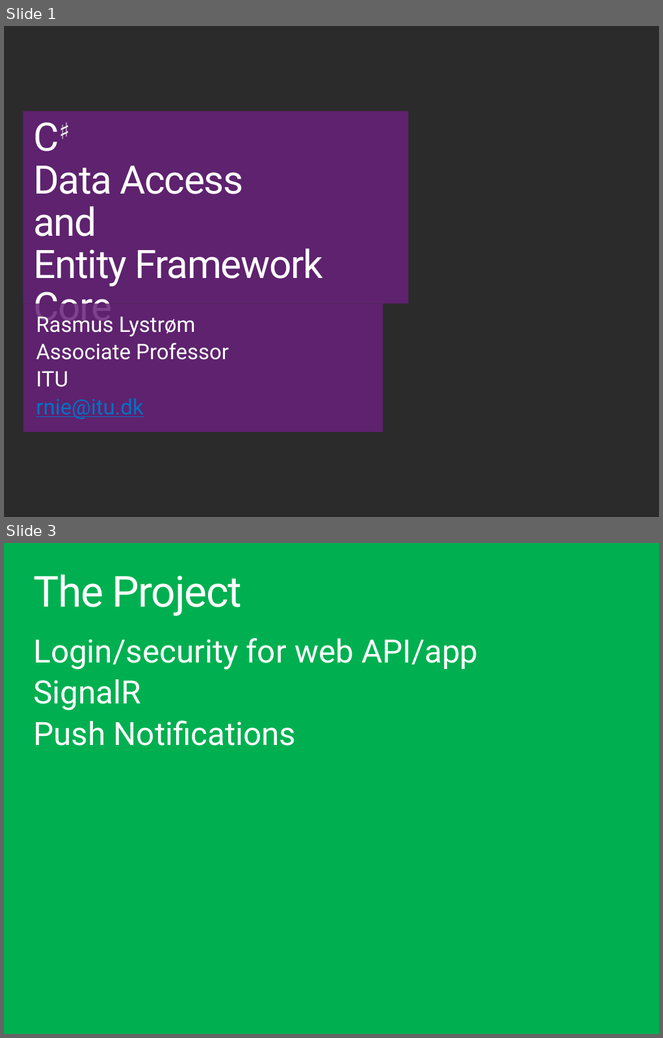
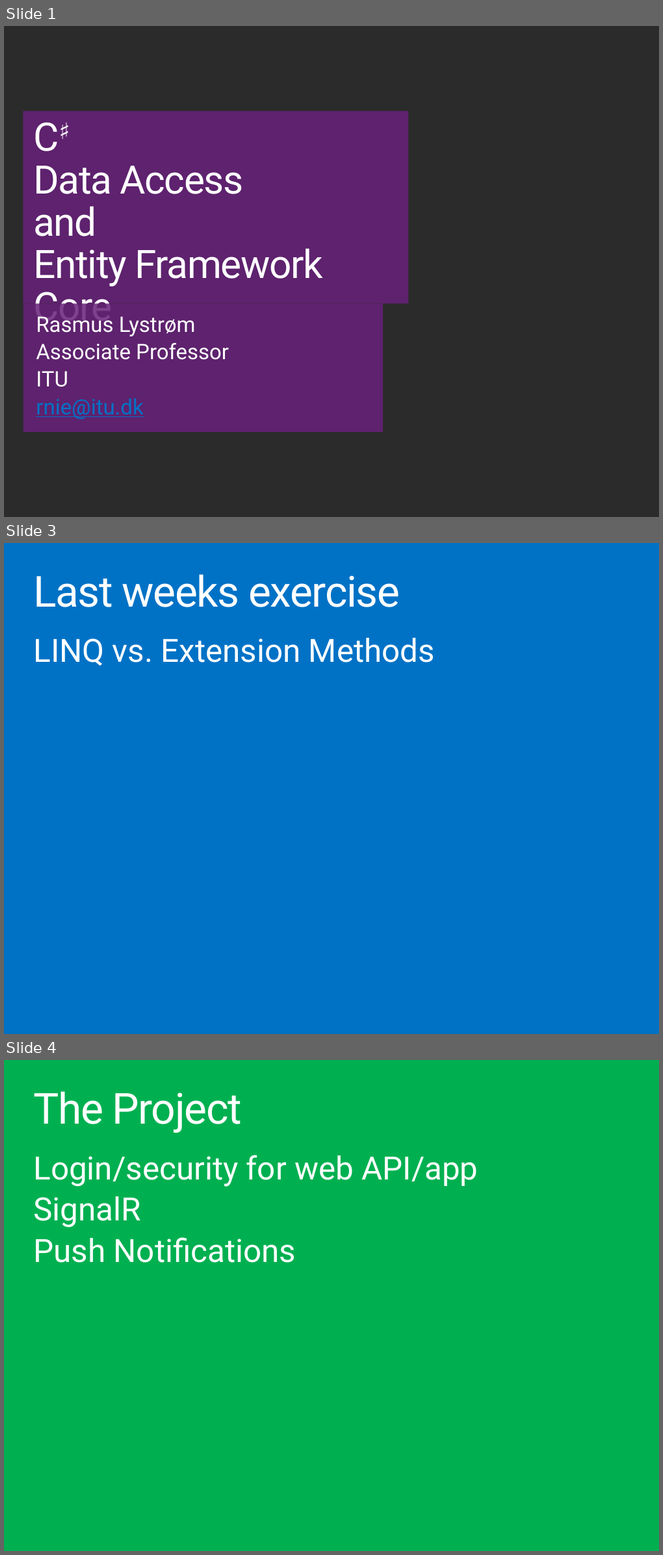
Before and after one commit to ondfisk/BDSA2018, a slide deck: Slides/Lecture04 - Data Access and Entity Framework Core.pptx. Shown one above the other, each under a label of ours: slides 1 and 3 before the commit, slides 1, 3 and 4 after it; the slides between them are not shown. The pictures are 663x1038 and 663x1555 pixels, drawn with LibreOffice and Linux fonts; fonts in the diff are those of the drawing; background and template pictures are left out; a plain dark background stands for a picture behind light text. Boxes give left, top, right and bottom in pixels: in the first picture for what was removed or moved away, otherwise in the second. Text is boxed around its words. In the diff, an @@ line names an element or a change of style, - is before the commit and + after.

```diff
--- a/Slides/Lecture04 - Data Access and Entity Framework Core.pptx
+++ b/Slides/Lecture04 - Data Access and Entity Framework Core.pptx
@@ slide 3 added at [4,543,659,1034], background #0072C6 @@
@@ title added at [33,574,400,607], 48 pt, text #FFFFFF @@
+Last weeks exercise
@@ text added at [33,638,435,666], 36 pt, text #FFFFFF @@
+LINQ vs. Extension Methods
@@ what was slide 3 is now slide 4 @@
```
Also in this commit, not shown: 1 slide changed, 12 other files.
